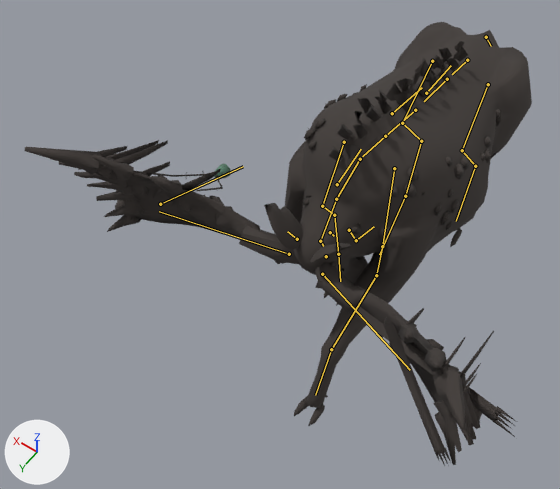
An edit to the glTF model content/art/models/moose.lod1.glb, drawn before and after from the same camera.
Before and after are seen from a 50 mm camera at (-1.63, 3.95, 5.92) aimed at (0.48, 0.99, 1.27). Arrows for +X, +Y and +Z are at lower left; the lights stay in place. The picture after the commit comes second. Both versions are drawn at frame 35 of the action 'squareUp'; the numbers are the values there. The bones that change, and the others that lie on the model, are drawn over the model as lines.

In view in the first picture: 'ears', 'hooves', 'junk', 'rack', 'ridge', 'sacs', 'skin', 'velvet'.
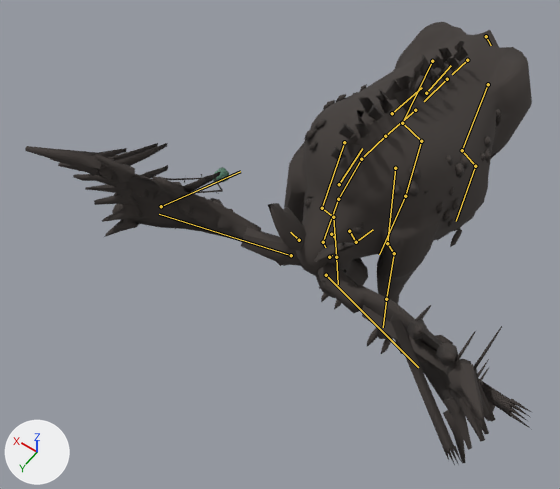
Boxes [x1, y1, x2, y2] around the edits, measured in the pictures (560 x 489 px):
'skin', posed (18% shorter): before [285, 22, 532, 408]; after [284, 22, 532, 339]
'rack', posed: before [24, 147, 480, 465]; after [25, 146, 495, 463]
'junk', posed: before [106, 163, 517, 466]; after [104, 167, 531, 465]
'ridge', posed: before [328, 41, 468, 161]; after [331, 41, 468, 161]
'velvet', posed: before [78, 140, 494, 393]; after [79, 143, 502, 420]
'sacs', posed: before [303, 68, 502, 234]; after [304, 67, 502, 234]
'ears', posed: before [264, 203, 351, 262]; after [268, 203, 355, 262]
'hooves', posed: before [294, 228, 462, 426]; after [321, 228, 462, 354]
bone 'chest', root to tip: before (385, 136) to (362, 156); after (385, 136) to (364, 156)
bone 'head', root to tip: before (320, 241) to (323, 246); after (323, 242) to (325, 247)
bone 'scapula_l', root to tip: before (394, 168) to (382, 246); after (395, 168) to (387, 243)
bone 'upperarm_l', root to tip: before (382, 246) to (376, 275); after (387, 243) to (394, 253)
bone 'lowerarm_l', root to tip: before (376, 275) to (331, 349); after (394, 253) to (386, 299)
bone 'hand_l', root to tip: before (331, 349) to (315, 395); after (386, 299) to (383, 327)

The change in detail:
Bone 'chest' (bone_chest) turns from (-7, -1, -2) to (-6, 0, 0) degrees about its own x, y and z.
Bone 'head' (bone_head) turns from (-30, 0, 0) to (-29, 0, 0) degrees about its own x, y and z.
Bone 'scapula_l' (bone_scapula_l) turns from (5, -1, 0) to (0, 0, 0) degrees about its own x, y and z.
Bone 'upperarm_l' (bone_upperarm_l) turns from (26, 0, 0) to (-3, 0, 0) degrees about its own x, y and z.
Bone 'lowerarm_l' (bone_lowerarm_l) turns from (40, 0, 0) to (10, 0, 0) degrees about its own x, y and z.
Bone 'hand_l' (bone_hand_l) turns from (-43, 0, 0) to (-7, 0, 0) degrees about its own x, y and z.
Bone 'ridge_02' (bone_ridge_02) is rescaled from (1.35, 1.0, 1.6) to (1.48, 1.0, 1.77).
